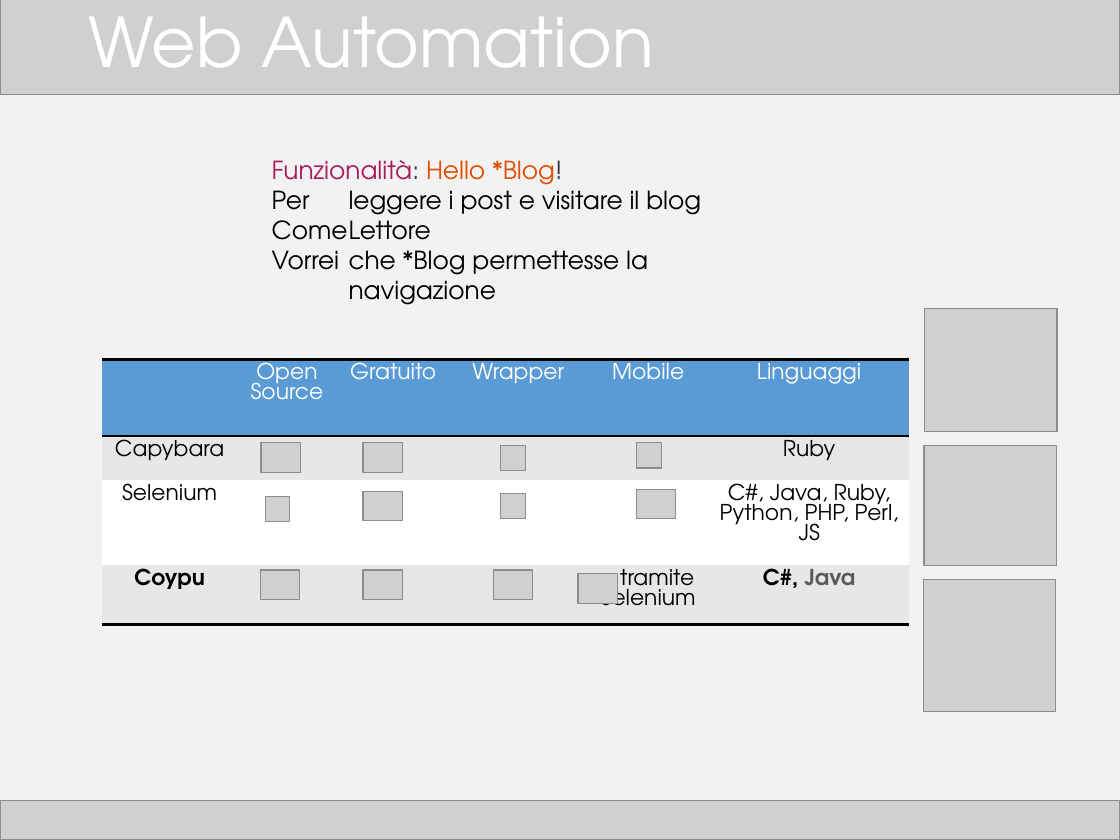
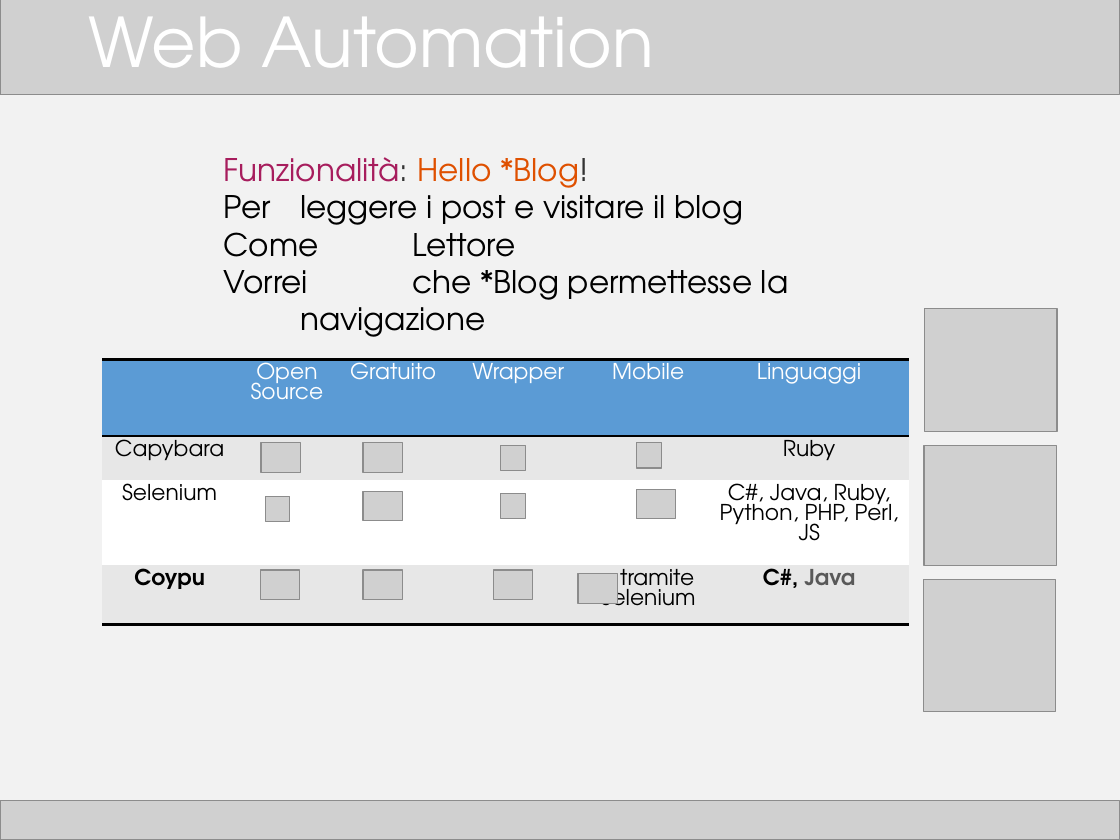
Before and after one commit to TTia/xblog-thesis, a slide deck: slide 16 of Presentazione.pptx. Drawn at 1120x840 pixels with LibreOffice and Linux fonts; fonts in the diff are those of the drawing; grey boxes stand for pictures. Boxes give left, top, right and bottom in pixels: in the first picture for what was removed or moved away, otherwise in the second. Text is boxed around its words. In the diff, an @@ line names an element or a change of style, - is before the commit and + after.

```diff
--- a/Presentazione.pptx
+++ b/Presentazione.pptx
@@ text "Funzionalità: Hello *Blog!": place and size @@
-text "Funzionalità: Hello *Blog!" at <box>272,160,701,305</box>
+text "Funzionalità: Hello *Blog!" at <box>223,157,788,308</box>
@@ text "Funzionalità: Hello *Blog!" at <box>223,157,788,308</box>: size 16 to 20 pt @@
```
Also in this commit, not shown: 15 other slides changed, 1 other file.
